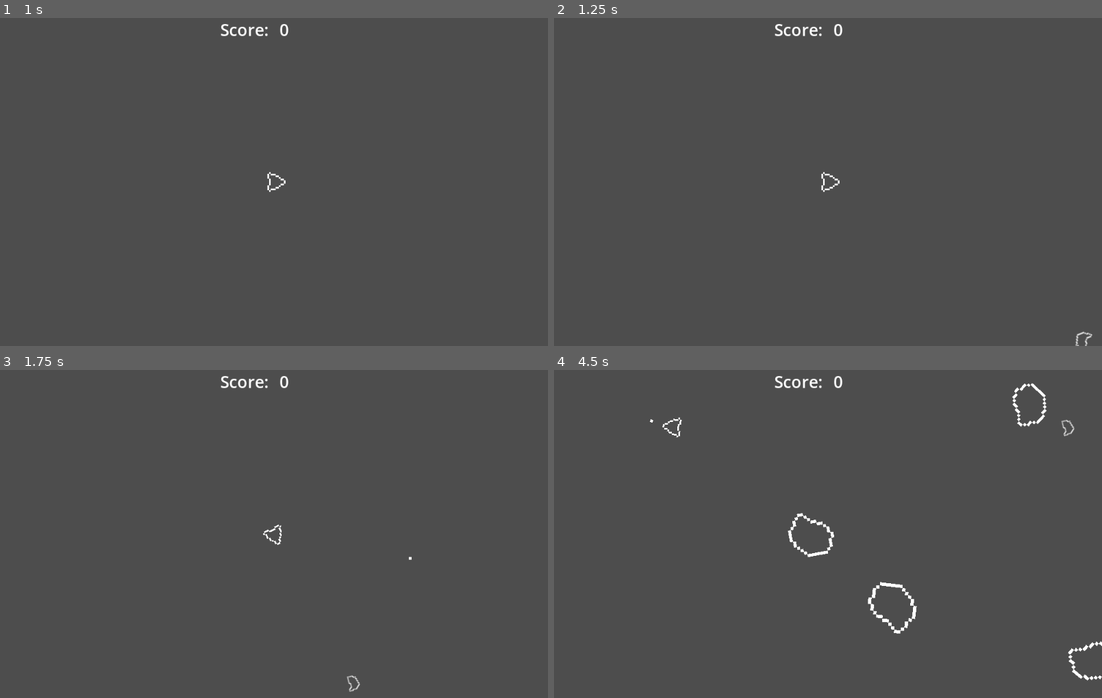
Above: before the commit, frames 1-4 (two rows, left to right).
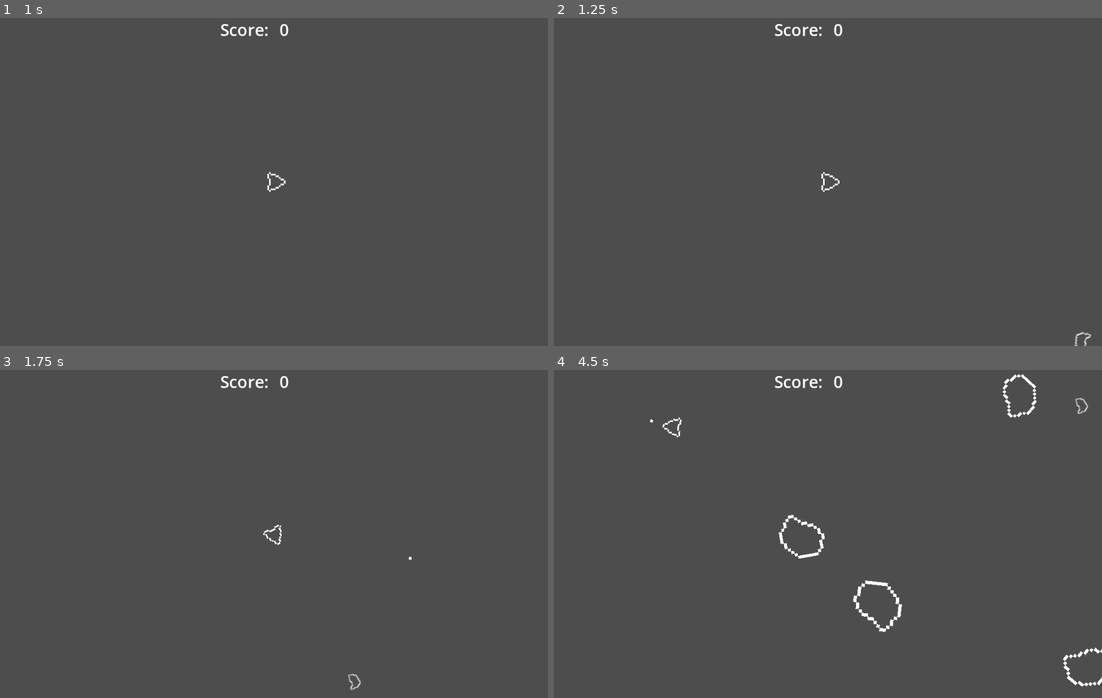
Above: after the commit, the same moments.

Repository: pozbliz/godot_asteroids
Game: Godot game, scene res://main/main.tscn
Same seed, same stepped clock (60 frames per second), same inputs: the game is played once before the commit and once after it.
Inputs (mouse positions are in pixels of both pictures, inside the frame that each line leads up to):
- Up to frame 1 (1 s): click "Start Game" at 0.5 s
- Up to frame 2 (1.25 s): no input
- Up to frame 3 (1.75 s): move the mouse to (394, 517) at 1.27 s; hold Right (turn_right) from 1.28 s (still down); tap Space (shoot) at 1.35 s; click (394, 517) at 1.42 s
- Up to frame 4 (4.5 s): move the mouse to (718, 550) at 2.02 s; release Right (turn_right) at 2.03 s; hold Down (ui_down) 2.03-2.78 s; tap Space (shoot) every 0.75 s from 2.1 to 4.35 s; move the mouse to (882, 461) at 2.77 s; hold Right (turn_right) 2.78-3.53 s; move the mouse to (800, 599) at 3.52 s; hold Up (move_forward) 3.53-4.28 s; click (800, 599) at 3.67 s; move the mouse to (992, 583) at 4.27 s; hold Left (turn_left) from 4.28 s (still down)

Frame 1 is identical in both runs. In frame 2, less than 0.1% of the frame differs, in the area x 95-99%, y 95-100%; in frame 3, less than 0.1%; in frame 4, 1.5%, in the area x 41-100%, y 1-97%.

Commit message:
feat: add asteroid split

Diff:
--- a/main/main.gd
+++ b/main/main.gd
@@ -52,11 +52,10 @@
 	var asteroid_spawn_location = $AsteroidPath/AsteroidSpawnLocation
 	asteroid_spawn_location.progress_ratio = randf()
 	asteroid.position = asteroid_spawn_location.position
-	var angle = asteroid_spawn_location.rotation + PI/2
-	# Add some randomness to the direction.
-	angle += randf_range(-PI / 4, PI / 4)
-	asteroid.rotation = angle
-	asteroid.direction = Vector2(cos(angle), sin(angle)).normalized()
+
+	var angle = asteroid_spawn_location.rotation + PI / 2 + randf_range(-PI / 4, PI / 4)
+	var dir = Vector2(cos(angle), sin(angle)).normalized()
+	asteroid.setup(dir)
 
 func create_asteroid() -> Asteroid:
 	var asteroid = asteroid_scene.instantiate()
@@ -65,7 +64,7 @@
 	asteroid.asteroid_hit.connect(_on_asteroid_hit)
 	asteroid.rescale(randf_range(3.0, 6.0))
 	asteroid.points = 2
-	asteroid.damage = 2
+	asteroid.damage = 1
 
 	return asteroid
 
@@ -91,7 +90,27 @@
 	$UI.open_main_menu()
 	play_main_menu_music()
 
-func _on_asteroid_hit(points):
+func _on_asteroid_hit(points: int, position: Vector2, direction: Vector2):
 	# split asteroid into smaller pieces
 	score += points
 	$UI/HUD.update_score(score)
+
+	if points > 1:
+		split_asteroid(position, direction)
+
+func split_asteroid(position: Vector2, direction: Vector2):
+	var angle_offset1 = randf_range(-PI / 6, PI / 6)
+	var angle_offset2 = randf_range(-PI / 6, PI / 6)
+
+	var dir1 = direction.rotated(angle_offset1)
+	var dir2 = direction.rotated(angle_offset2)
+
+	var asteroid1 = create_small_asteroid()
+	asteroid1.position = position
+	asteroid1.default_speed = 100
+	asteroid1.setup(dir1, asteroid1.default_speed)
+
+	var asteroid2 = create_small_asteroid()
+	asteroid2.position = position
+	asteroid2.default_speed = 100
+	asteroid2.setup(dir2, asteroid2.default_speed)
--- a/scripts/asteroid.gd
+++ b/scripts/asteroid.gd
@@ -8,6 +8,10 @@
 @export var damage: int = 1
 
 var direction: Vector2 = Vector2.ZERO
+var is_hit: bool = false
+var velocity: Vector2 = Vector2.ZERO
+var spawn_immunity_time: float = 0.1
+var time_since_spawn: float = 0.0
 
 
 signal player_hit
@@ -19,9 +23,16 @@
 	$Area2D.area_entered.connect(_on_asteroid_area_entered)
 	$VisibleOnScreenNotifier2D.screen_exited.connect(_on_screen_exited)
 
+func setup(dir: Vector2, speed: float = -1.0) -> void:
+	direction = dir.normalized()
+	var final_speed = speed if speed > 0 else default_speed
+	var speed_variation = randf_range(0.75, 1.25)
+	velocity = direction * final_speed * speed_variation
+	rotation = direction.angle()
+
 func _process(delta: float) -> void:
-	var velocity = direction * default_speed * randf_range(0.75, 1.25)
 	position += velocity * delta
+	time_since_spawn += delta
 
 func rescale(size_value: float):
 	size = size_value
@@ -32,8 +43,12 @@
 		player_hit.emit(damage)
 
 func _on_asteroid_area_entered(area):
+	if is_hit or time_since_spawn < spawn_immunity_time:
+		return
+
 	if area is Projectile:
-		asteroid_hit.emit(points)
+		is_hit = true
+		asteroid_hit.emit(points, position, direction)
 		$Area2D/CollisionShape2D.set_deferred("disabled", true)
 		queue_free()
 
